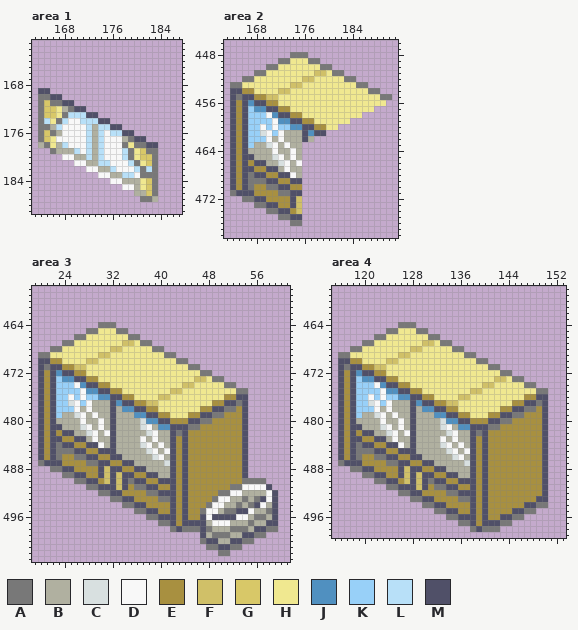
One commit to this pixel-art file: iso-test-pkmn/assets/sprites-house-interior.aseprite. The picture above was drawn from the file before the commit.
320x640 pixels, 1 frame. Shown: area 1: x 163..187, y 161..189; area 2: x 163..191, y 446..478; area 3: x 19..61, y 458..503; area 4: x 115..153, y 458..499. The commit also changed other parts of the picture, which this record leaves out.
Palette (. is transparent): A #787878  B #b0b0a0  C #d8e0e0  D #f8f8f8  E #a89040  F #d0c068  G #d8c868  H #f0e890  J #5090c0  K #98d0f8  L #b8e0f8  M #505068
Pixels before, area 1, first column x 164:
169 MM..................
170 AAMM................
171 AGAAMM..............
172 AGGHBAMM............
173 AGGHALLLMM..........
174 ALHALDDLLLMM........
175 AABLDDDDLBLLMM......
176 AGABDDDDLBLDLLMM....
177 AGHDDDDDLBLDDDBAMM..
178 BAHBLDDDLBLDDDAHAAMM
179 ..ABBBLDLBLDDDLAHGAA
180 ....DDBBLBLDDDLAHGGA
181 ......DDBBLLDDDLAHGA
182 ........DDBBLDDDLALA
183 ..........DDBBLLDAAA
184 ............DDBBBHGA
185 ..............DDBHGA
186 ................BBGA
187 .................AAB
Pixels before, area 2, first column x 164:
448 ..........AAA..............
449 ........AAHHHAA............
450 ......AAHHHHHHHAA..........
451 ....AAHHHHHHHHFFHAA........
452 ..AAHHHHHHHHFFHHHHHAA......
453 AAHHHHHHHHFFHHHHHHHHHAA....
454 MMEEHHHHFFHHHHHHHHHHHHHAA..
455 MAMMEEFFHHHHHHHHHHHHHHHHHAA
456 MEMJMMEEHHHHHHHHHHHHHHHHHH.
457 MEMKJJMMEEHHHHHHHHHHHHHH...
458 MEMKKKDJMMEEHHHHHHHHHH.....
459 MEMKKKKDJJMMEEHHHHHH.......
460 MEMKKDKDKKJJMMEEHH.........
461 MEMKKCDKDBBBMJMM...........
462 MEMKKKDBDBBBMB.............
463 MEMKBBCDBDBB...............
464 MEMBBBBDBBDB...............
465 MEMMBBBCDBDB...............
466 MEMEMMBBCDBD...............
467 MEMMEEMMBDBB...............
468 MEMAMMEEMMDB...............
469 MEMAAAMMEEMM...............
470 MEMAEEAAMMEE...............
471 AMMMEEEEAAMM...............
472 ..AAMMEEEEMF...............
473 ....AAMMEEMF...............
474 ......AAMMEF...............
475 ........AAMM...............
476 ..........AA...............
Pixels before, area 3, first column x 20:
464 ..........AAA...........................
465 ........AAHHHAA.........................
466 ......AAHHHHHHHAA.......................
467 ....AAHHHHHHHHFFHAA.....................
468 ..AAHHHHHHHHFFHHHHHAA...................
469 AAHHHHHHHHFFHHHHHHHHHAA.................
470 MMEEHHHHFFHHHHHHHHHHHHHAA...............
471 MAMMEEFFHHHHHHHHHHHHHHHHHAA.............
472 MEMJMMEEHHHHHHHHHHHHHHHHHHHAA...........
473 MEMKJJMMEEHHHHHHHHHHHHHHHHFFHAA.........
474 MEMKKKDJMMEEHHHHHHHHHHHHFFHHHHHAA.......
475 MEMKKKKDJJMMEEHHHHHHHHFFHHHHHHHHHAA.....
476 MEMKKDKDKKJJMMEEHHHHFFHHHHHHHHHEEMM.....
477 MEMKKCDKDBBBMJMMEEFFHHHHHHHHHEEMMAM.....
478 MEMKKKDBDBBBMBJJMMEEHHHHHHHEEMMAAEM.....
479 MEMKBBCDBDBBMBBBJJMMEEHHHEEMMAAEEEM.....
480 MEMBBBBDBBDBMBBBBCJJMMEEEMMAAEEEEEM.....
481 MEMMBBBCDBDBMBBBBCDBJJMMMAAEEEEEEEM.....
482 MEMEMMBBCDBDMBBBBBCDBBMAMEEEEEEEEEM.....
483 MEMMEEMMBDBBMBBBBDBDBBMEMEEEEEEEEEM.....
484 MEMAMMEEMMDBMBBBBCDBDBMEMEEEEEEEEEM.....
485 MEMAAAMMEEMMMBBBBBCDBDMEMEEEEEEEEEM.....
486 MEMAEEAAMMEEMMBBBBBCDBMEMEEEEEEEEEM.....
487 AMMMEEEEAAMMEEMMBBBBBCMEMEEEEEEEEEM.....
488 ..AAMMEEEEMFMMEEMMBBBBMEMEEEEEEEEEM.....
489 ....AAMMEEMFMFMMEEMMBBMEMEEEEEEEEEM.....
490 ......AAMMEFMFMAMMEEMMMEMEEEEEEEEEAAAA..
491 ........AAMMMFMEAAMMEEMEMEEEEEEEAADDDDM.
492 ..........AAMMEEEEAAMMMEMEEEEEAADDBBBBDM
493 ............AAMMEEEEAAMEMEEEEADDBBABAMDM
494 ..............AAMMEEEEMEMEEEADDBBABAMDBM
495 ................AAMMEEMEMEEADDBAAMMDBBAM
496 ..................AAMMMEMEEMDMMMMDDBAABM
497 ....................AAMEMMMMBDDDBBBABBMM
498 ......................AMAAAMABBBAAABMMAA
499 ...........................MBAAABBMMAA..
500 ...........................AMMBBMMAA....
501 ............................AAMMAA......
502 ..............................AA........
Pixels before, area 4, first column x 116:
464 ..........AAA......................
465 ........AAHHHAA....................
466 ......AAHHHHHHHAA..................
467 ....AAHHHHHHHHFFHAA................
468 ..AAHHHHHHHHFFHHHHHAA..............
469 AAHHHHHHHHFFHHHHHHHHHAA............
470 MMEEHHHHFFHHHHHHHHHHHHHAA..........
471 MAMMEEFFHHHHHHHHHHHHHHHHHAA........
472 MEMJMMEEHHHHHHHHHHHHHHHHHHHAA......
473 MEMKJJMMEEHHHHHHHHHHHHHHHHFFHAA....
474 MEMKKKDJMMEEHHHHHHHHHHHHFFHHHHHAA..
475 MEMKKKKDJJMMEEHHHHHHHHFFHHHHHHHHHAA
476 MEMKKDKDKKJJMMEEHHHHFFHHHHHHHHHEEMM
477 MEMKKCDKDBBBMJMMEEFFHHHHHHHHHEEMMAM
478 MEMKKKDBDBBBMBJJMMEEHHHHHHHEEMMAAEM
479 MEMKBBCDBDBBMBBBJJMMEEHHHEEMMAAEEEM
480 MEMBBBBDBBDBMBBBBCJJMMEEEMMAAEEEEEM
481 MEMMBBBCDBDBMBBBBCDBJJMMMAAEEEEEEEM
482 MEMEMMBBCDBDMBBBBBCDBBMAMEEEEEEEEEM
483 MEMMEEMMBDBBMBBBBDBDBBMEMEEEEEEEEEM
484 MEMAMMEEMMDBMBBBBCDBDBMEMEEEEEEEEEM
485 MEMAAAMMEEMMMBBBBBCDBDMEMEEEEEEEEEM
486 MEMAEEAAMMEEMMBBBBBCDBMEMEEEEEEEEEM
487 AMMMEEEEAAMMEEMMBBBBBCMEMEEEEEEEEEM
488 ..AAMMEEEEMFMMEEMMBBBBMEMEEEEEEEEEM
489 ....AAMMEEMFMFMMEEMMBBMEMEEEEEEEEEM
490 ......AAMMEFMFMAMMEEMMMEMEEEEEEEEEM
491 ........AAMMMFMEAAMMEEMEMEEEEEEEEEM
492 ..........AAMMEEEEAAMMMEMEEEEEEEEEM
493 ............AAMMEEEEAAMEMEEEEEEEEMM
494 ..............AAMMEEEEMEMEEEEEEMMAA
495 ................AAMMEEMEMEEEEMMAA..
496 ..................AAMMMEMEEMMAA....
497 ....................AAMEMMMAA......
498 ......................AMAAA........
After the commit:
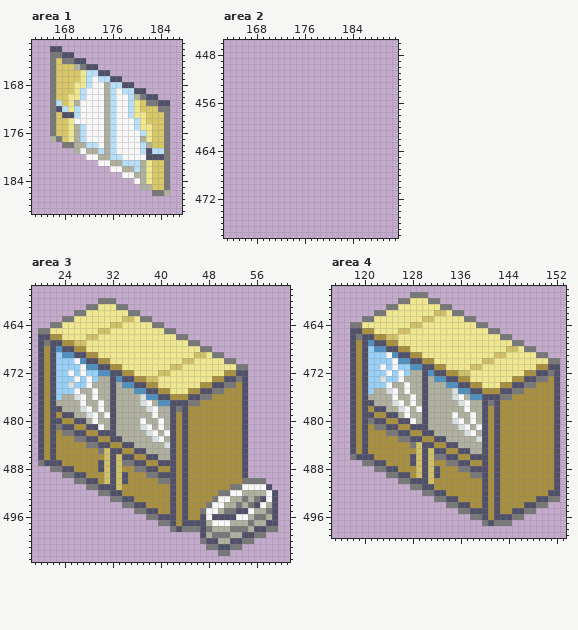
Change:
Changed rows in their new state; - is an unchanged pixel.
Area 1, layer "Layer 1":
first column x 164:
162 --MM------------------
163 --AAMM----------------
164 --AGAAMM--------------
165 --AGGGBAMM------------
166 --AGGGGHLLMM----------
167 --AGGGGHLDLLMM--------
168 --AGGGHHLDDBLLMM------
169 ..AGGGHLDDDBLDLLMM----
170 ..AGGHHLDDDBLDDLBAMM--
171 ..-LGHBDDDDBLDDLHGAAMM
172 ..AMLHLDDDDBLDDLHGGGAA
173 ..AGMM-DDDDBLDDLHHGGGA
174 ..AGGH-DDDDBLDDDLHGGGA
175 ..AGGHBLDDDBLDDDLHHGGA
176 ..-GGHBLDDDB-DDDDLHGGA
177 ..BAGHBLDDDBL-DDDBHGGA
178 ....AABB-LDBL-DDDLBGGA
179 --....B-B--BL-DDDLMLLA
180 ----....DDBBLLDDDDMMMA
181 ------....DDBBL-LBHGGA
182 --------....D-BB-BHGGA
183 ----------....DDBBHGGA
184 ------------....DBHGGA
185 --------------...BBGGA
186 ----------------...-AB
187 -----------------...--
Area 2, layer "Layer 1":
first column x 164:
448 ----------...--------------
449 --------.......------------
450 ------...........----------
451 ----...............--------
452 --...................------
453 .......................----
454 .........................--
455 ...........................
456 ..........................-
457 ........................---
458 ......................-----
459 ....................-------
460 ..................---------
461 ................-----------
462 ..............-------------
463 ............---------------
464 ............---------------
465 ............---------------
466 ............---------------
467 ............---------------
468 ............---------------
469 ............---------------
470 ............---------------
471 ............---------------
472 --..........---------------
473 ----........---------------
474 ------......---------------
475 --------....---------------
476 ----------..---------------
Area 3, layer "Layer 1":
first column x 20:
460 ----------AAA----------------------
461 --------AAHHHAA--------------------
462 ------AAHHHHHHHAA------------------
463 ----AAHHHHHHHHFFHAA----------------
464 --AAHHHHHHHHFFHHHHHAA--------------
465 AAHHHHHHHHFF-HHHHHHHHAA------------
466 MMEEHHHHFF-----HHHHHHHHAA----------
467 MAMMEEFF------HH-HHHHHHHHAA--------
468 MEMJMMEE----HH-----HHHHHHHHAA------
469 MEMKJJMMEEHH---------HHHHHFFHAA----
470 -EMKKKDJMMEE-----------HFFHHHHHAA--
471 -E-KKKKDJJMMEE--------FF-HHHHHHHHAA
472 ---KKDKDKKJJMMEE----FF-----HHHHEEMM
473 ----KKDKDKBBMJMMEEFF------HH-EEMMAM
474 -----CKKDBBBMBJJMMEE----HH-EEMM--EM
475 ------DBBDBBMBBBJJMMEEHH-EEMMAAEEEM
476 ----BBC-BDBB-BBBBCJJMMEEEMMAAEE--E-
477 ---BBBBDB-D--BBBBCDBJJMMMAAEE--EEE-
478 ---MBBBC--D---BBBBCDBBMAMEE--EEEE--
479 ---EMMBBC--D----BBBDBBMEM--EEEE----
480 ---MEEMM-DB------DBBDBM-MEEEE------
481 ---AMMEEMM----------DB-E-EE--------
482 ----AAMMEEMM---------D-E-----------
483 ---E--AAMMEE-M---B-CD--------------
484 ---EEE--AAMMEEMM-BB-BC-------------
485 ---EEEEE--AF-MEEMMBB-B-------------
486 ---E--EEEE-F-FMMEEMMB--------------
487 --------EE-FMFAAMMEEMM-------------
488 -------------F--AAMMEE-------------
489 ----------E----E--AAMM-------------
490 ---------------EEE--AA-------------
491 --------------E-EEEE---------------
492 ------------------EEEE-------------
493 --------------------EE-------------
Area 4, layer "Layer 1":
first column x 116:
459 ------------AAA----------------------
460 ----------AAHHHAA--------------------
461 --------AAHHHHHHHAA------------------
462 ------AAHHHHHHHHFFHAA----------------
463 ----AAHHHHHHHHFFHHHHHAA--------------
464 --AAHHHHHHHHFFHHHHHHHHHAA------------
465 --MMEEHHHHFF-HHHHHHHHHHHHAA----------
466 --MAMMEEFF-----HHHHHHHHHHHHAA--------
467 --MEMJMMEE----HH-HHHHHHHHHHHHAA------
468 --MEMKJJMMEEHH-----HHHHHHHHHFFHAA----
469 ..MEMKKKDJMMEE-------HHHHHFFHHHHHAA--
470 ..M-MKKKKDJJMMEE-------HFFHHHHHHHHHAA
471 ..-EMKKDKDKKJJMMEE----FF-HHHHHHHHEEMM
472 ..-E-KKKDKDKBBMJMMEEFF-----HHHHEEMMAM
473 ..-EMKKCKKDBBBMBJJMMEE----HH-EEMMAAEM
474 ..-EM-KKDBBDBBMBBBJJMMEEHH-EEMM--EEEM
475 ..-EM-BBCDBDBBMBBBBCJJMMEEEMMAAEEEEEM
476 ..-EMBBBBDBBDBMBBBBCDBJJMMMAAEE--EEEM
477 ..-EMMBBBCD-DB-BBBBBCDBBMAMEE--EEEEEM
478 ..-EMEMMB-CDBDMBBBBBBDBBMEM--EEEE-EEM
479 ..-EMMEEMM-DB-M-BBBDBBDBM-MEEEE---EEM
480 ..-EMAMMEEMMD-M--BBCDBDBME-EE-----EEM
481 ..-EMEAAMMEE-MM--BB-CDBD-EM-------EEM
482 ..---EEEAAMMEEMM--BB-CDB--M-------EEM
483 ..-EM-EEEEAA-MEEMM-B--BC--M-------EEM
484 ..-E-E--EEEEAFMMEEMMB-BB--M-------EEM
485 ..-EMEEE--EEEFMFMMEEMMBB--M-------EEM
486 ..AMMMEEEE---FMFAAMMEE-M--M-------EEM
487 ....AAMMEEEEMF-FEEAAMME---M-------EEM
488 --....AAMMEEEFMF-EEEAA-M--M-------EEM
489 ----....AA-ME--FM-EEEEAA--M-------EEM
490 ------....AA-M-FEE--EEE---M-------EEM
491 --------....AA-MEEEE--E---M-------EEM
492 ----------....AAMMEEEEE---M-------EMM
493 ------------....AAMMEEE---M--------AA
494 --------------....AAMME---M----------
495 ----------------....AA-M--M----------
496 ------------------....AA--M----------
497 --------------------....A-A----------
498 ----------------------.....----------
Where, in picture pixels (left, top, right, bottom), the same in both pictures:
changed: (38, 46, 170, 202)
erased: (230, 52, 392, 226)
changed: (38, 298, 248, 502)
changed: (338, 292, 560, 532)
